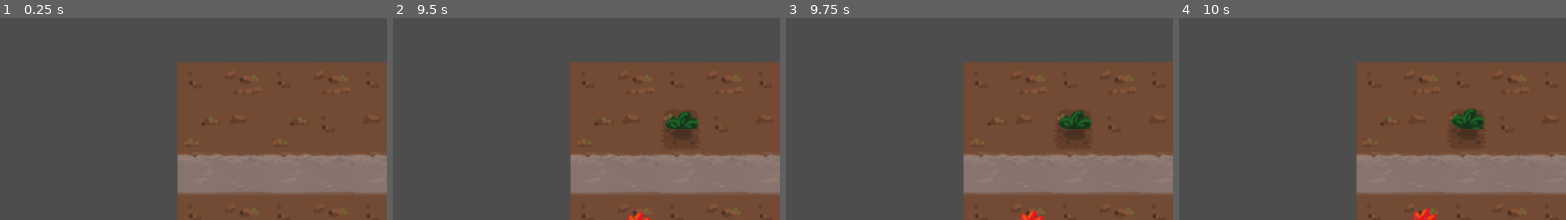
Above: before the commit, frames 1-4 (left to right).
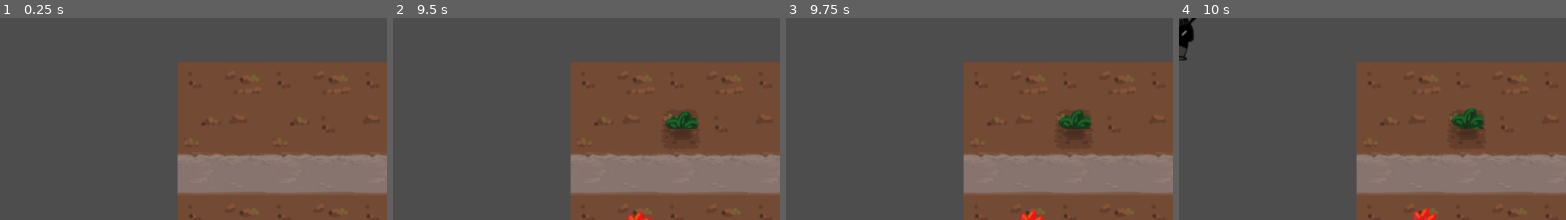
Above: after the commit, the same moments.

Repository: serrureriehurluberlesque/EGJ2025
Game: Godot game, scene res://scenes/world/world.tscn
Two runs of this game, one before a commit and one after it. Both use one fixed random seed, a clock stepped at 60 frames per second and the inputs below.
Inputs (mouse positions are % of the whole screen's width and height, from its top left):
- Up to frame 1 (0.25 s): no input
- Up to frame 2 (9.5 s): tap Enter at 0.5, 2, 3.5 s; move the mouse to (74, 50) at 0.52 s; press the mouse at (74, 50) at 0.53 s; tap Space at 1.25, 2.75, 4.25 s; move the mouse to (31, 61) at 1.27 s; release the mouse at (31, 61) at 1.28 s; click (31, 61) at 1.35 s; move the mouse to (62, 31) at 2.02 s; hold C (cut_mode) 2.03-2.78 s; click (62, 31) at 2.3 s; move the mouse to (46, 78) at 2.77 s; tap P (plant_mode) at 2.85, 5.85, 8.85 s; click (46, 78) at 3.05 s; move the mouse to (83, 72) at 3.52 s; press the mouse at (83, 72) at 3.53 s; move the mouse to (21, 39) at 4.27 s; release the mouse at (21, 39) at 4.28 s; click (21, 39) at 4.35 s; move the mouse to (57, 55) at 5.02 s; hold C (cut_mode) 5.03-5.78 s; click (57, 55) at 5.3 s; move the mouse to (36, 28) at 5.77 s; click (36, 28) at 6.05 s; move the mouse to (74, 50) at 6.52 s; press the mouse at (74, 50) at 6.53 s; move the mouse to (31, 61) at 7.27 s; release the mouse at (31, 61) at 7.28 s; click (31, 61) at 7.35 s; move the mouse to (62, 31) at 8.02 s; hold C (cut_mode) 8.03-8.78 s; click (62, 31) at 8.3 s; move the mouse to (46, 78) at 8.77 s; click (46, 78) at 9.05 s
- Up to frame 3 (9.75 s): move the mouse to (83, 72) at 9.52 s; press the mouse at (83, 72) at 9.53 s
- Up to frame 4 (10 s): no input
The pictures show only the part of the screen within x 0-50%, y 0-50%; the shares and areas given below are measured in that part.

Frames 1-3 are identical in both runs. In frame 4, 0.6% of the frame differs, in the area x 0-5%, y 0-22%.

Commit message:
Basic cop

Diff:
--- a/egj2025/scenes/world/world.gd
+++ b/egj2025/scenes/world/world.gd
@@ -1,6 +1,7 @@
 extends Node2D
 
 var plant_ = preload("res://scenes/plant/plant.tscn")
+var cop_ = preload("res://scenes/cop/cop.tscn")
 
 const EARTH_TILES_ATLAS_COORDS = [
 	Vector2i(0,1),
@@ -25,6 +26,7 @@
 func _ready():
 	display_moneyy()
 	display_mode()
+	$CopTimer.start()
 
 func _input(event):
 	if event.is_action_pressed("activate"):
@@ -64,6 +66,7 @@
 
 func harvest_plant(price, coords):
 	plants.erase(coords)
+	$Map.set_cell(coords, 2, EARTH_TILES_ATLAS_COORDS[randi() % 4])
 	self.moneyy += price
 	display_moneyy()
 
@@ -72,3 +75,10 @@
 
 func display_mode():
 	$ModeLabel.text = "Mode: %s" % mode_strs[current_mode]
+
+
+func _on_cop_timer_timeout() -> void:
+	var new_cop = cop_.instantiate()
+	add_child(new_cop)
+
+	$CopTimer.start()
--- a/egj2025/scenes/world/world.tscn
+++ b/egj2025/scenes/world/world.tscn
@@ -51,3 +51,11 @@
 [node name="Map" type="TileMapLayer" parent="."]
 tile_map_data = PackedByteArray("AAAEAAEAAgAAAAEAAAAEAAIAAgAAAAIAAAAEAAMAAgAAAAAAAAAEAAQAAgAAAAEAAAAEAAUAAgAAAAIAAAAEAA …(1328 unchanged characters)…
 tile_set = SubResource("TileSet_1fp7r")
+
+[node name="CopTimer" type="Timer" parent="."]
+wait_time = 10.0
+
+[node name="CopSpawn" type="Node2D" parent="."]
+position = Vector2(1099, 217)
+
+[connection signal="timeout" from="CopTimer" to="." method="_on_cop_timer_timeout"]
